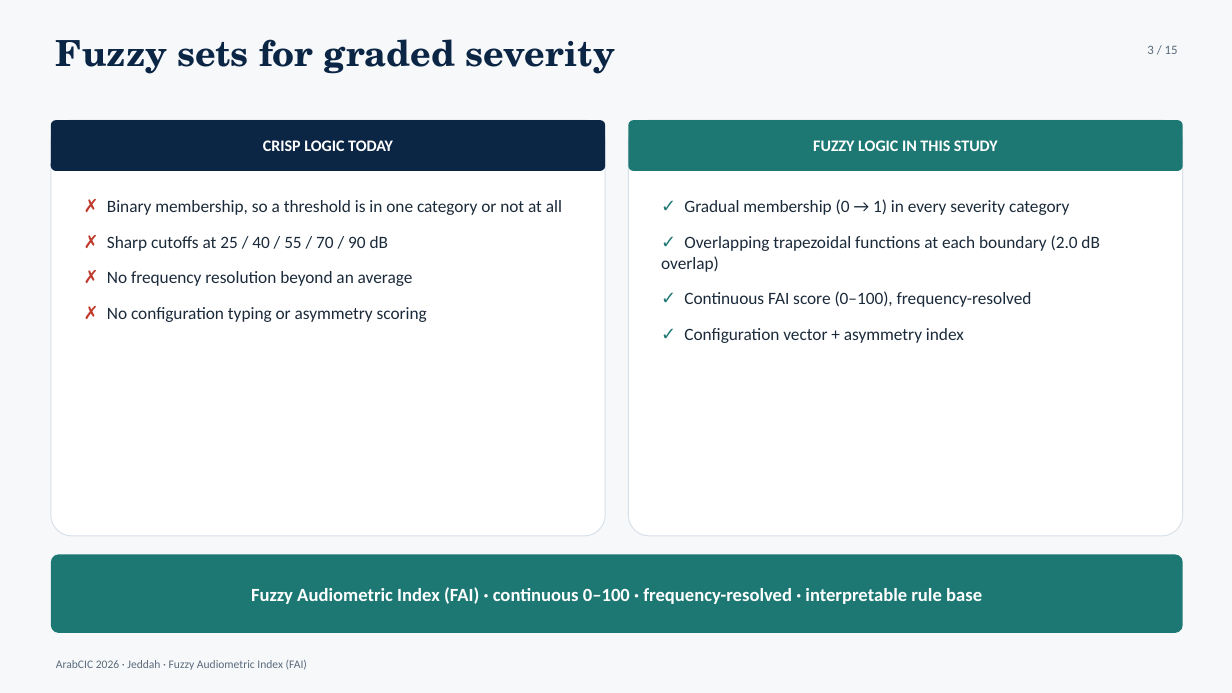
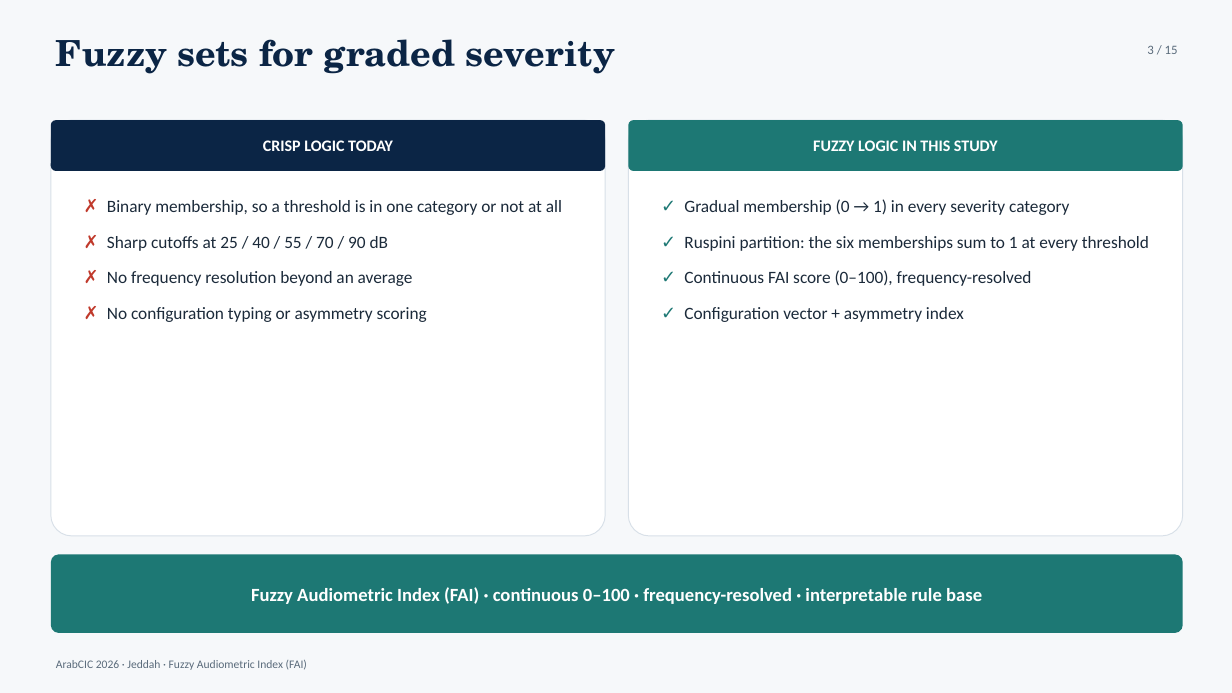
Before and after one commit to ameye/fuzzy-audiogram, a slide deck: slide 3 of arabcic2026/arabcic2026_fuzzy_audiogram.pptx. Drawn at 1232x693 pixels with LibreOffice and Linux fonts; fonts in the diff are those of the drawing. Boxes give left, top, right and bottom in pixels: in the first picture for what was removed or moved away, otherwise in the second. Text is boxed around its words. In the diff, an @@ line names an element or a change of style, - is before the commit and + after.

Commit message:
Convert the analysis to a valid Ruspini partition and recompute every dependent number

```diff
--- a/arabcic2026/arabcic2026_fuzzy_audiogram.pptx
+++ b/arabcic2026/arabcic2026_fuzzy_audiogram.pptx
@@ text at (684, 236, 1149, 251): text changed @@
-✓ Overlapping trapezoidal functions at each boundary (2.0 dB overlap)
+✓ Ruspini partition: the six memberships sum to 1 at every threshold
```
Also in this commit, not shown: 11 other slides changed, 46 other files.
